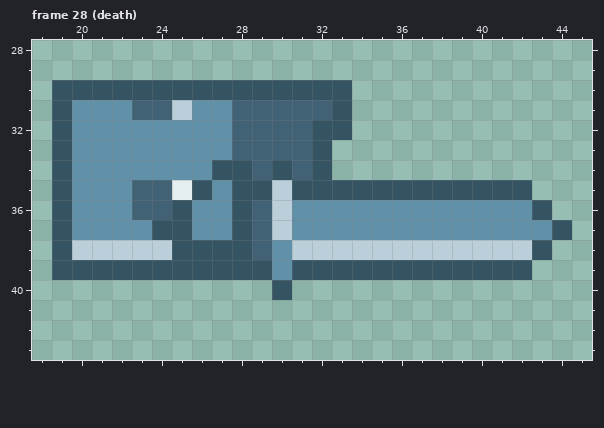
One commit to this pixel-art file: Game_Project/player_animation/newanimation.ase. Above, as it was before the edit.
64x64 pixels, 29 frames. Colours within 5 levels of each other are drawn and written as one. Shown: frame 28 (death): x 18..45, y 28..43. The commit also changed other frames, which this record leaves out.
New version:
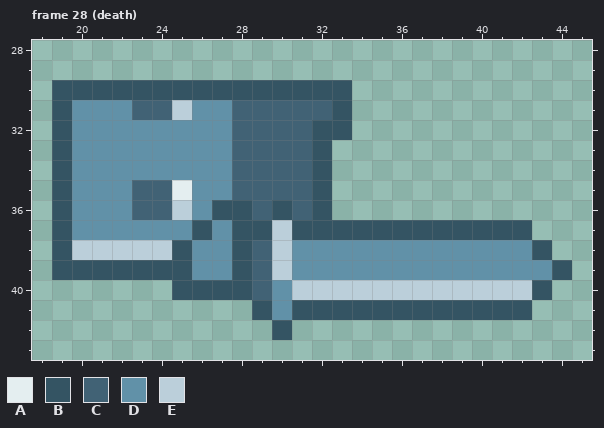
Palette (. is transparent): A #e4eef0  B #345463  C #416275  D #6191a8  E #bbcfda
Difference:
Frame 28 (death), layer "Layer 2":
Colour B is added in row 39 at x 44; in row 40 at x 25 to 28 and 43; in row 41 at x 29 and 31 to 42; in row 42 at x 30.
Colour B replaces colour C in row 37 at x 29.
Colour B replaces colour D in row 36 at x 27 and 32; in row 37 at x 26 and 31 to 42.
Colour B replaces colour E in row 36 at x 30.
Colour C is added in row 40 at x 29.
Colour C replaces colour B in row 34 at x 28 and 30; in row 35 at x 28 to 29 and 31; in row 39 at x 29.
Colour C replaces colour D in row 36 at x 31.
Colour C replaces colour E in row 35 at x 30.
Colour D is added in row 39 at x 43; in row 41 at x 30.
Colour D replaces colour B in row 34 at x 27; in row 35 at x 26; in row 37 at x 24 to 25; in row 38 at x 26 to 27; in row 39 at x 26 to 27 and 31 to 42; in row 40 at x 30.
Colour D replaces colour E in row 38 at x 31 to 42.
Colour E is added in row 40 at x 31 to 42.
Colour E replaces colour B in row 36 at x 25.
Colour E replaces colour D in rows 38 to 39 at x 30.
Colour B is gone in row 35 at x 33 to 42; in row 36 at x 43; in row 37 at x 44.
Colour D is gone in row 36 at x 33 to 42; in row 37 at x 43.
Boxes around the changes in both pictures, in picture pixels (x1, y1, x2, y2):
changed: (152, 160, 572, 340)
